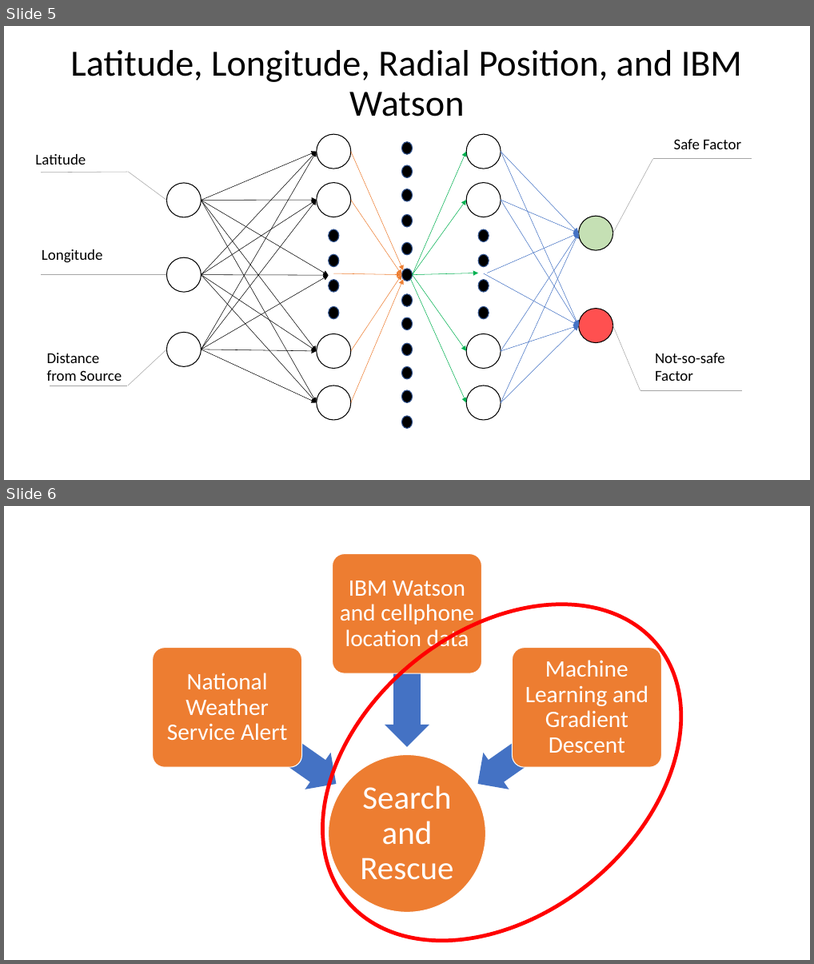
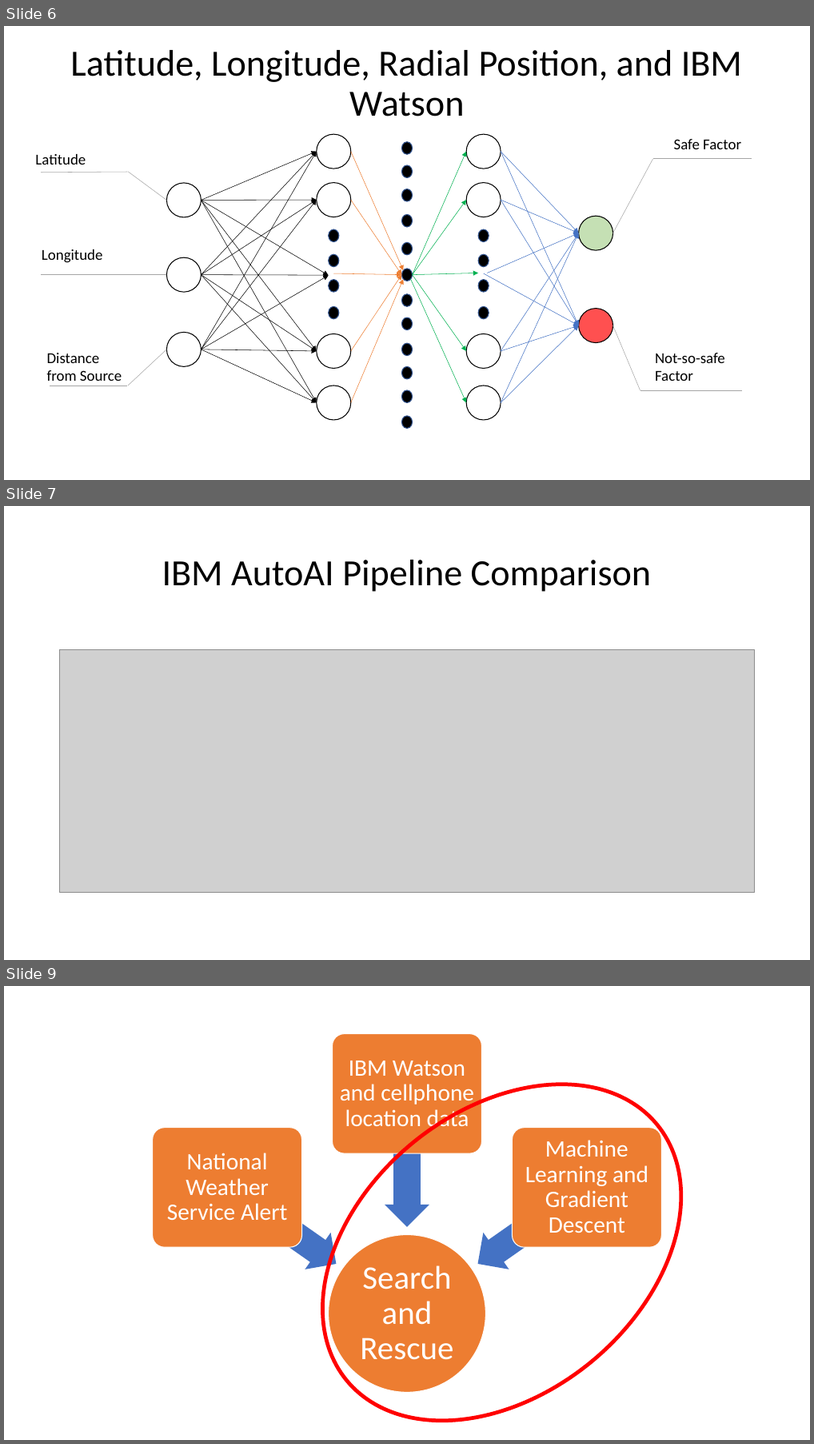
Before and after one commit to McCuf/MachineLearningSAR, a slide deck: CuseHacksPresentation.pptx. Shown one above the other, each under a label of ours: slides 5 and 6 before the commit, slides 6, 7 and 9 after it; the slides between them are not shown. The pictures are 814x964 and 814x1444 pixels, drawn with LibreOffice and Linux fonts; fonts in the diff are those of the drawing; grey boxes stand for pictures. Boxes give left, top, right and bottom in pixels: in the first picture for what was removed or moved away, otherwise in the second. Text is boxed around its words. In the diff, an @@ line names an element or a change of style, - is before the commit and + after.

```diff
--- a/CuseHacksPresentation.pptx
+++ b/CuseHacksPresentation.pptx
@@ slide 7 added at box(4, 506, 810, 960), background #FFFFFF @@
@@ title added at box(162, 560, 652, 592), 44 pt, text #000000 @@
+IBM AutoAI Pipeline Comparison
@@ picture added at box(60, 650, 755, 892) @@
@@ what was slide 5 is now slide 6 @@
@@ what was slide 6 is now slide 9 @@
```
Also in this commit, not shown: 1 slide changed, 2 other slides added.
